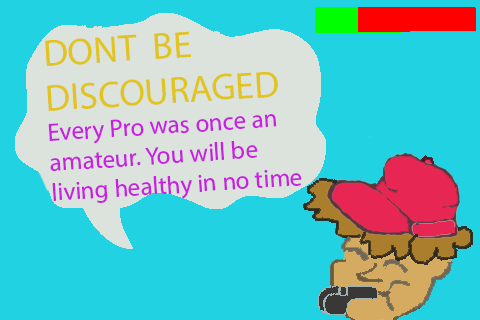
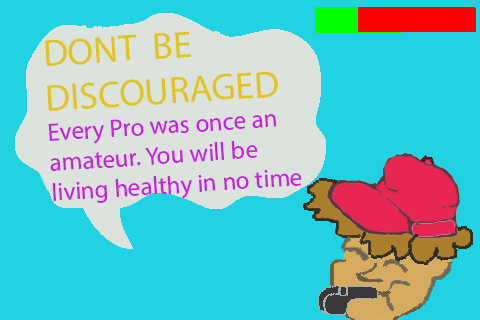
Layer changes from the first 480 x 320 image to the second:
added layer "Rectangle 5" above "DONT BE DISCOURAGED Every Pro was once an amateur. You" over [410, 31, 476, 32]
